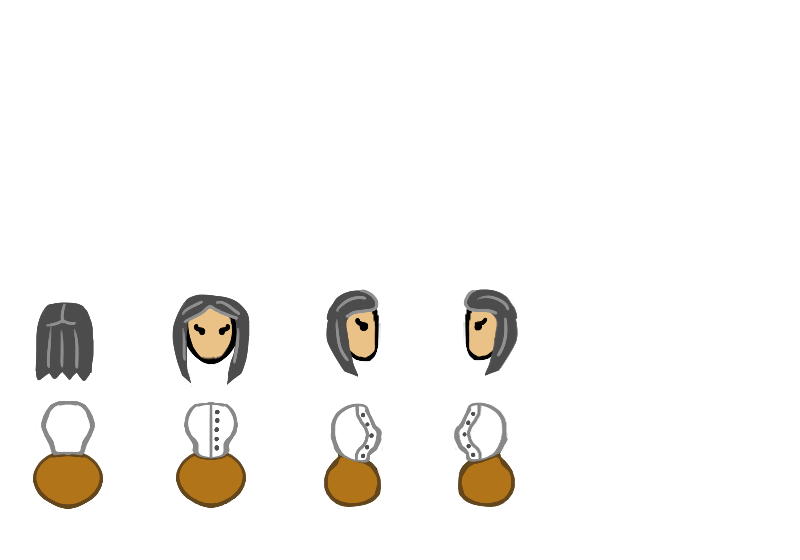
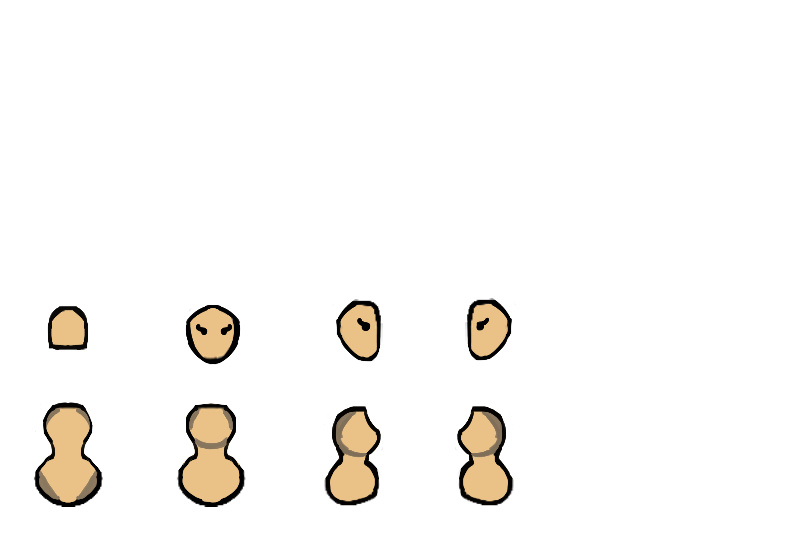
Layer changes from the first 800 × 560 image to the second:
painted on "hair" (1st of 2, in "k'inh human female villager" › "head" › "right sided") over box(463, 289, 518, 376)
painted on "line eyes" (1st of 2, in "k'inh human female villager" › "head" › "right sided") over box(463, 289, 518, 376)
painted on "head" (2nd of 3, in "k'inh human female villager" › "head" › "right sided") over box(463, 289, 518, 376)
painted on "hair" (2nd of 2, in "k'inh human female villager" › "head") over box(35, 289, 383, 387)
painted on "line eyes" (2nd of 2, in "k'inh human female villager" › "head") over box(172, 289, 470, 342)
painted on "head" (3rd of 3, in "k'inh human female villager" › "head") over box(35, 289, 383, 380)
painted on "top clothes" (1st of 2, in "k'inh human female villager" › "body" › "right sided") over box(454, 402, 515, 507)
painted on "bottom clothes" (1st of 2, in "k'inh human female villager" › "body" › "right sided") over box(368, 448, 515, 507)
painted on "top clothes" (2nd of 2, in "k'inh human female villager" › "body") over box(33, 384, 382, 509)
painted on "bottom clothes" (2nd of 2, in "k'inh human female villager" › "body") over box(33, 448, 381, 509)
painted on "body" (3rd of 3, in "k'inh human female villager" › "body") over box(33, 384, 382, 509)
